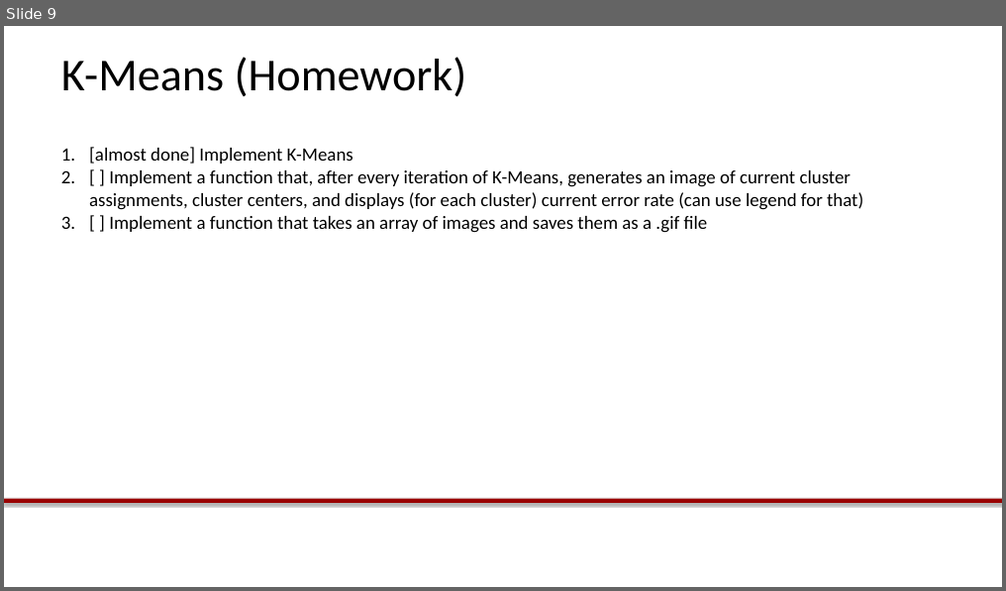
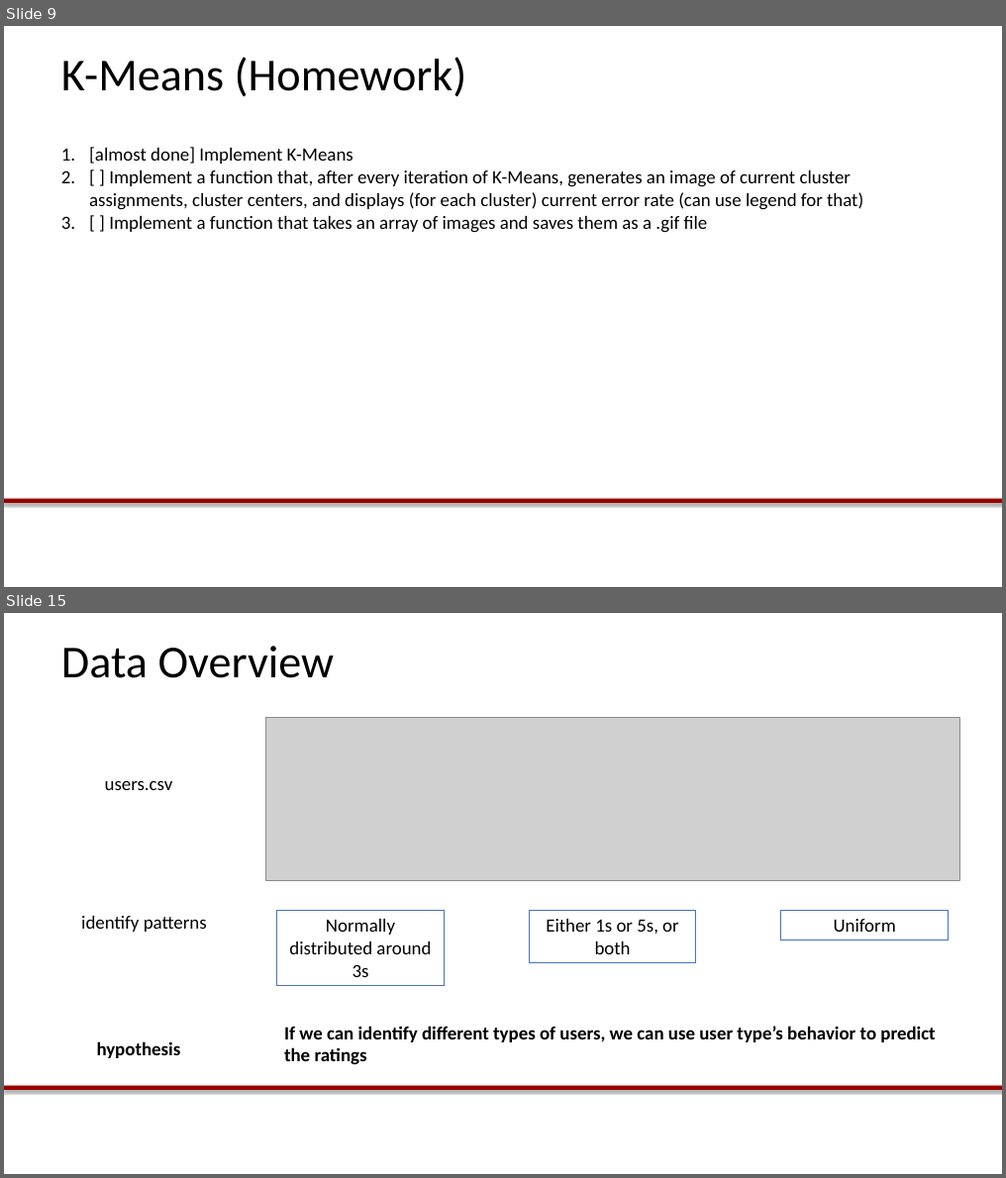
Before and after one commit to dnfeldman/soongsil, a slide deck: Lab1.pptx. Shown one above the other, each under a label of ours: slide 9 before the commit, slides 9 and 15 after it; the slides between them are not shown. The pictures are 1006x591 and 1006x1178 pixels, drawn with LibreOffice and Linux fonts; fonts in the diff are those of the drawing; grey boxes stand for pictures; background and template pictures are left out. Boxes give left, top, right and bottom in pixels: in the first picture for what was removed or moved away, otherwise in the second. Text is boxed around its words. In the diff, an @@ line names an element or a change of style, - is before the commit and + after.

```diff
--- a/Lab1.pptx
+++ b/Lab1.pptx
@@ slide 15 added at [4,613,1002,1174], background #FFFFFF; not listed: 1 template element that a slide beside it also shows @@
@@ title added at [61,646,335,678], 44 pt, text #000000 @@
+Data Overview
@@ picture added at [265,718,960,881] @@
@@ text added at [105,781,173,790], 18 pt, text #000000 @@
+users.csv
@@ text added at [81,916,207,932], 18 pt, text #000000 @@
+identify patterns
@@ rectangle added at [277,910,445,986], outline #4472C4 0.75 pt, 18 pt, text #000000 @@
+Normally distributed around 3s
@@ rectangle added at [529,910,696,963], outline #4472C4 0.75 pt, 18 pt, text #000000 @@
+Either 1s or 5s, or both
@@ rectangle added at [781,910,948,940], outline #4472C4 0.75 pt, 18 pt, text #000000 @@
+Uniform
@@ text added at [284,1026,935,1065], 18 pt, text #000000, bold @@
+If we can identify different types of users, we can use user type’s behavior to predict the ratings
@@ text added at [97,1042,181,1059], 18 pt, text #000000, bold @@
+hypothesis
```
Also in this commit, not shown: 6 other slides added.
